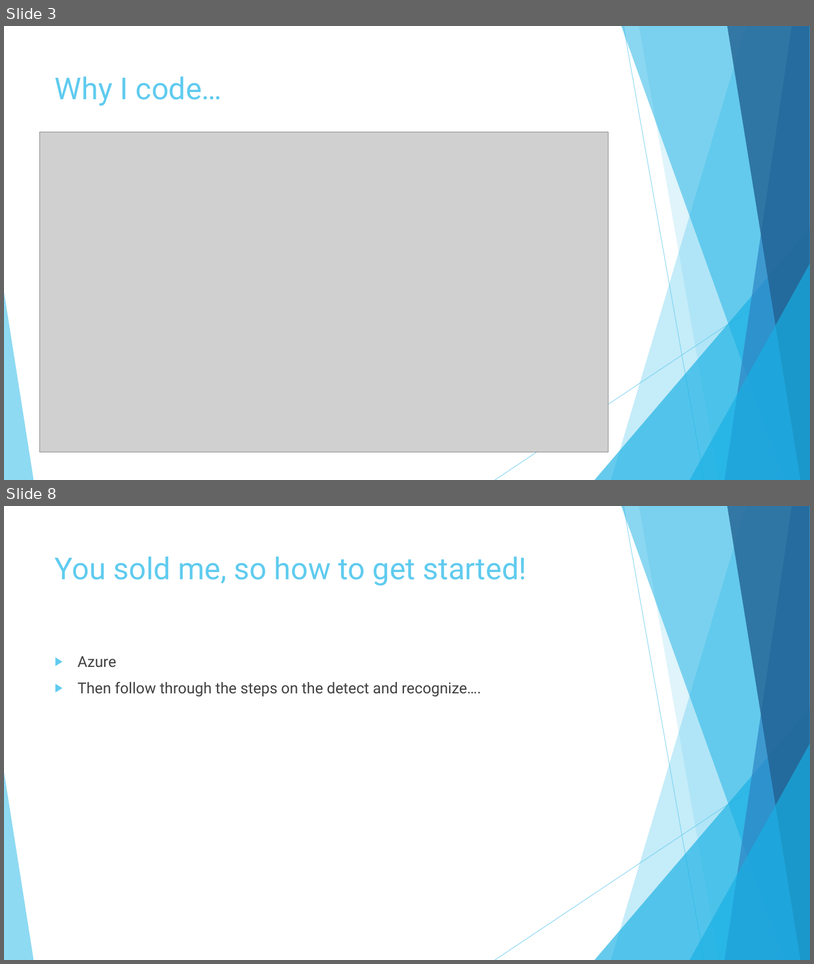
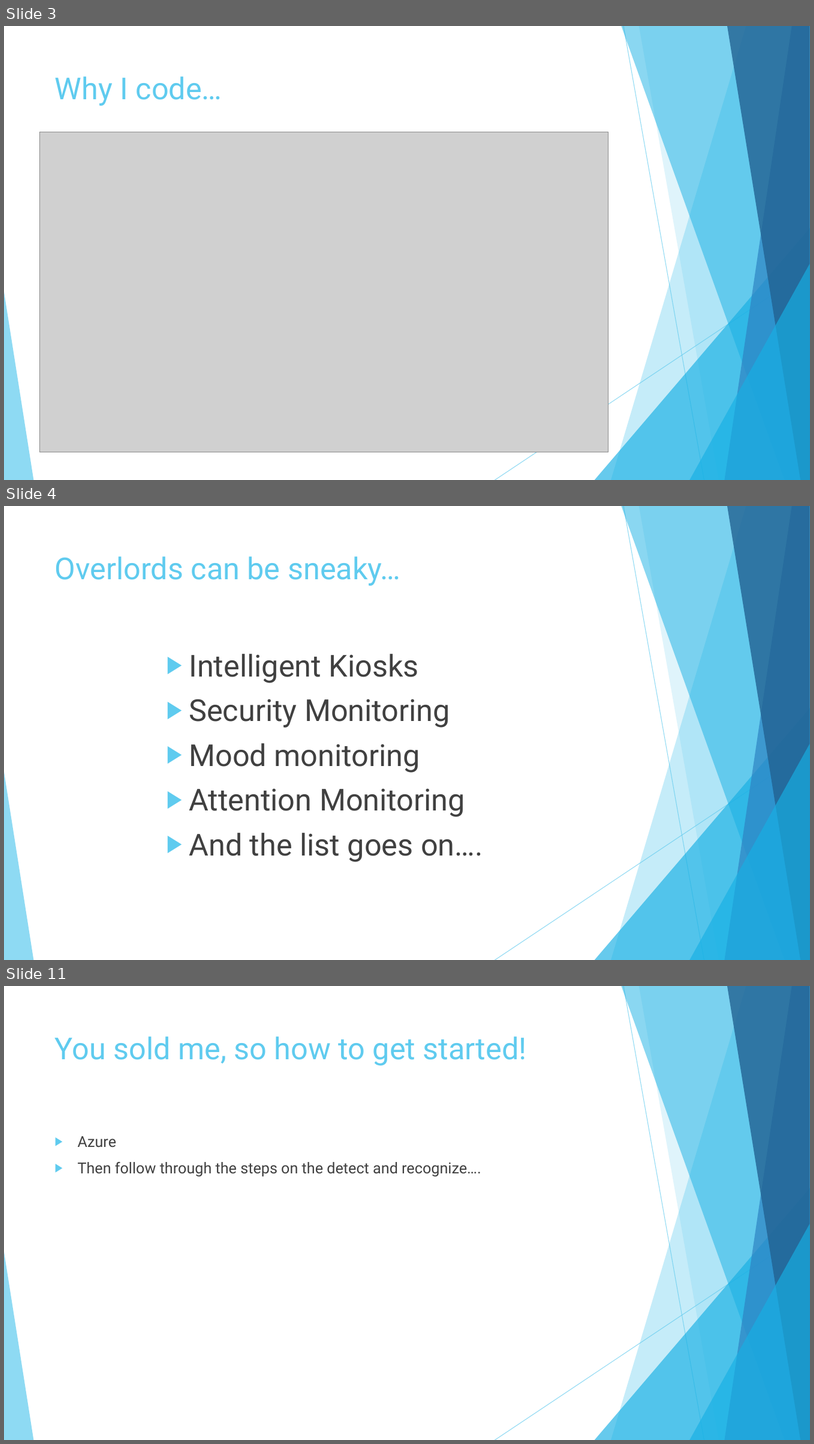
Before and after one commit to pulcher/Robot-Overlord-TV, a slide deck: roltv.pptx. Shown one above the other, each under a label of ours: slides 3 and 8 before the commit, slides 3, 4 and 11 after it; the slides between them are not shown. The pictures are 814x964 and 814x1444 pixels, drawn with LibreOffice and Linux fonts; fonts in the diff are those of the drawing; grey boxes stand for pictures. Boxes give left, top, right and bottom in pixels: in the first picture for what was removed or moved away, otherwise in the second. Text is boxed around its words. In the diff, an @@ line names an element or a change of style, - is before the commit and + after.

```diff
--- a/roltv.pptx
+++ b/roltv.pptx
@@ slide 4 added at [4, 506, 810, 960], background #FFFFFF; not listed: 10 template elements that a slide beside it also shows @@
@@ title added at [55, 556, 401, 586], 36 pt, text #5FCBEF @@
+Overlords can be sneaky…
@@ text added at [189, 654, 483, 862], 36 pt, text #404040 @@
+▶ Intelligent Kiosks
+▶ Security Monitoring
+▶ Mood monitoring
+▶ Attention Monitoring
+▶ And the list goes on….
@@ what was slide 8 is now slide 11 @@
```
Also in this commit, not shown: 4 slides changed, 4 other slides added, 2 slides removed.
